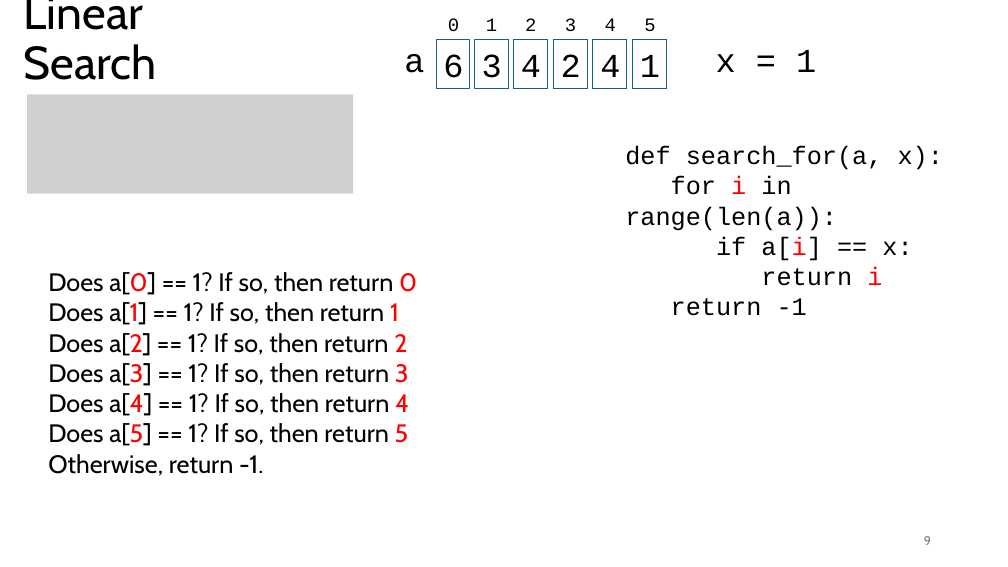
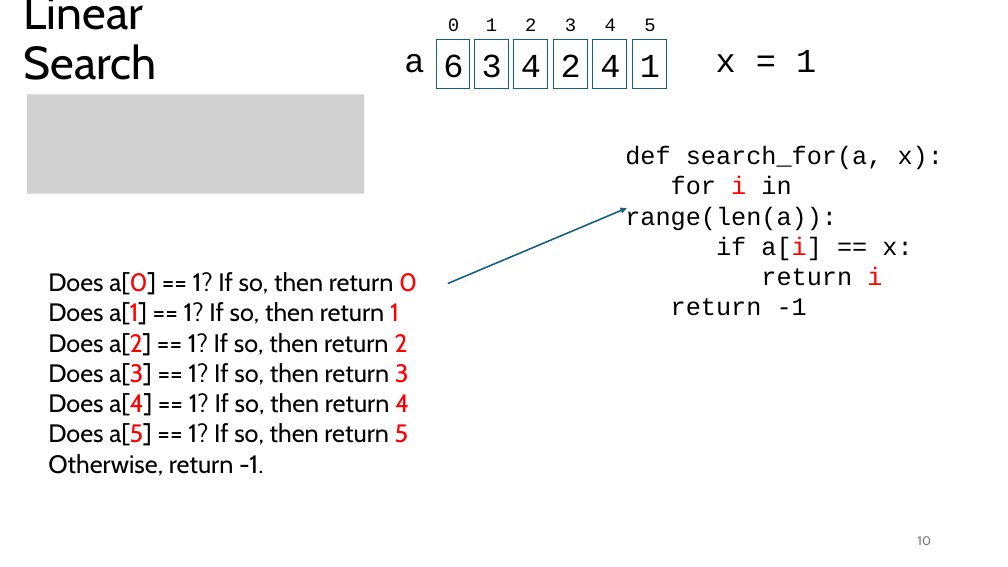
Before and after one commit to tjd1234/cmpt120fall2024, a slide deck: slide 10 of lecture_notes/chapter_algorithms/alg1_linear_search/chapter_linear_search.pptx (slide 9 before the commit). Drawn at 1008x567 pixels with LibreOffice and Linux fonts; fonts in the diff are those of the drawing; grey boxes stand for pictures. Boxes give left, top, right and bottom in pixels: in the first picture for what was removed or moved away, otherwise in the second. Text is boxed around its words. In the diff, an @@ line names an element or a change of style, - is before the commit and + after.

```diff
--- a/lecture_notes/chapter_algorithms/alg1_linear_search/chapter_linear_search.pptx
+++ b/lecture_notes/chapter_algorithms/alg1_linear_search/chapter_linear_search.pptx
@@ picture: place and size @@
-picture at box(27, 95, 353, 194)
+picture at box(27, 95, 364, 194)
@@ arrow added from (448, 284) to (627, 208), #156082 1.5 pt @@
@@ page number at box(918, 536, 931, 545): text changed @@
-9
+10
```
Also in this commit, not shown: 25 other slides changed, 8 slides added, 1 other file.
